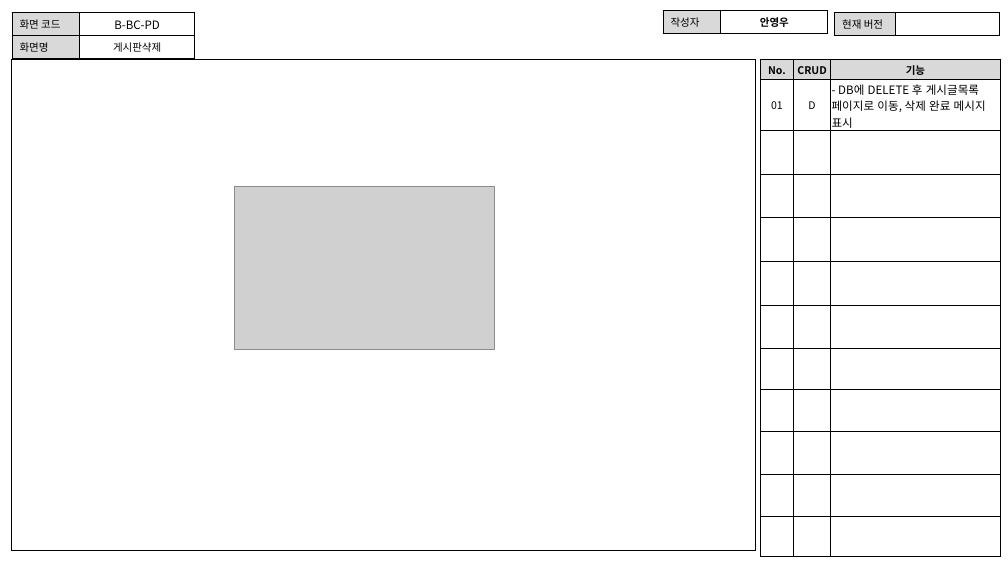
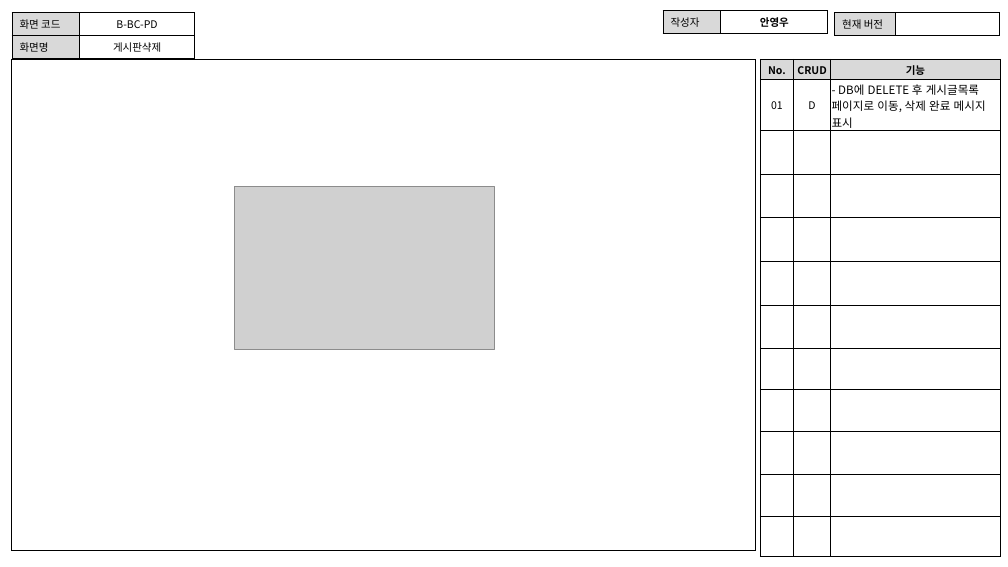
Before and after one commit to index506/cosmo6th_3thGroup, a slide deck: slide 11 of Text/02.화면설계도/3th_Project_화면 설계도(영우).pptx. Drawn at 1008x567 pixels with LibreOffice and Linux fonts; fonts in the diff are those of the drawing; grey boxes stand for pictures. Boxes give left, top, right and bottom in pixels: in the first picture for what was removed or moved away, otherwise in the second. Text is boxed around its words. In the diff, an @@ line names an element or a change of style, - is before the commit and + after.

```diff
--- a/Text/02.화면설계도/3th_Project_화면 설계도(영우).pptx
+++ b/Text/02.화면설계도/3th_Project_화면 설계도(영우).pptx
@@ table at (x1=12, y1=13, x2=194, y2=56) @@
@@ size 11 to 10 pt in "B-BC-PD" @@
```
Also in this commit, not shown: 8 other slides changed, 2 other files.
